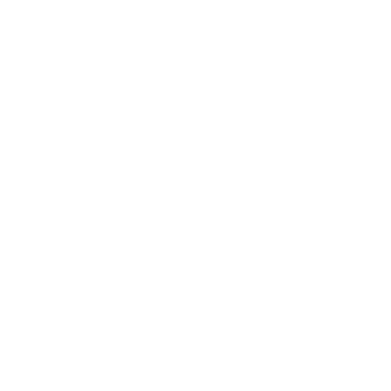
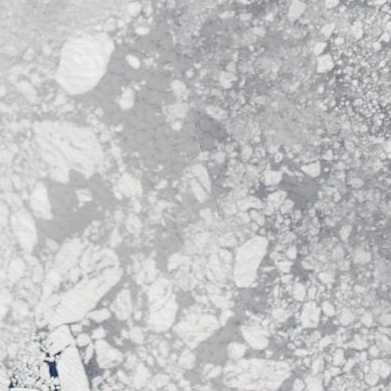
Layered file, before and after one edit (391 x 391). Changes by layer:
added layer "007_baffin_bay_100km_20070605.aqua.truecolor.250m" above "Background" over [0, 0, 391, 391]
